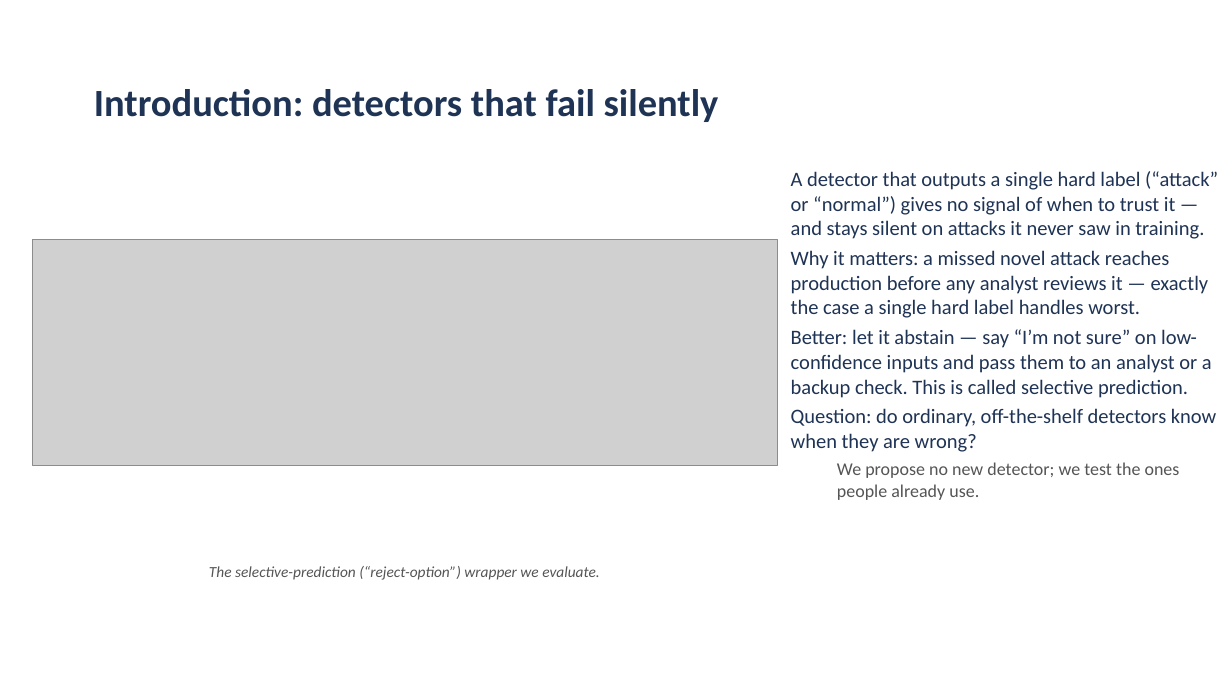
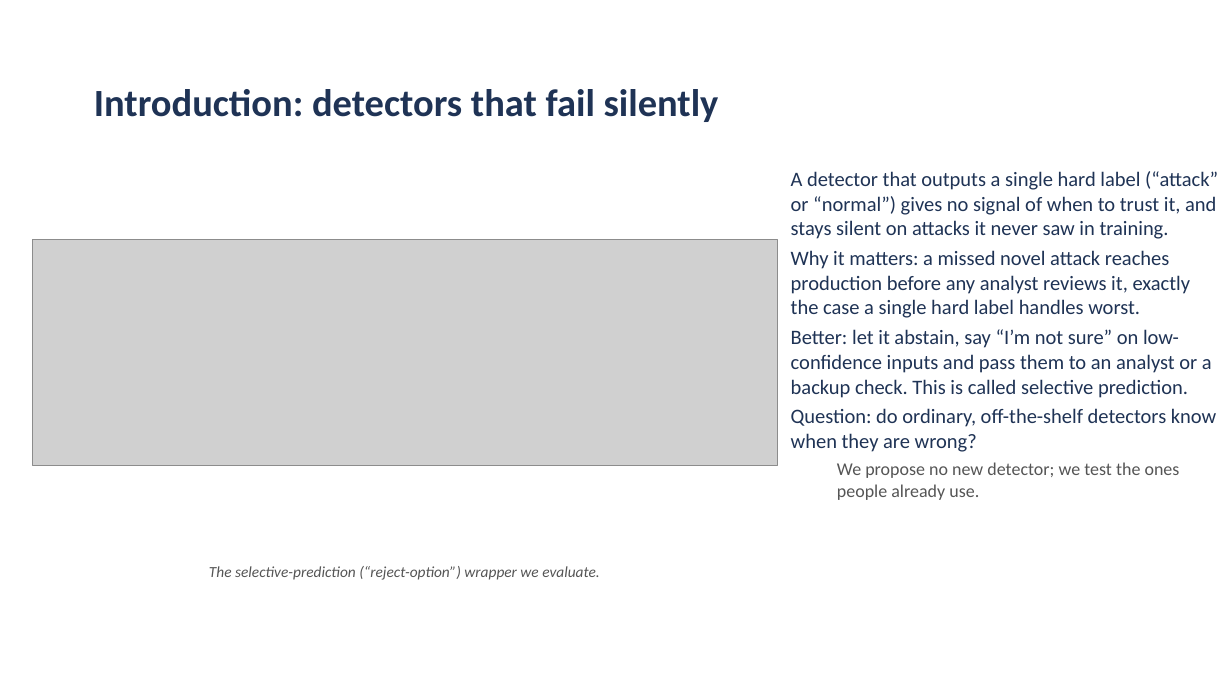
Before and after one commit to aiparallel0/chaoscrypt, a slide deck: slide 2 of papers/paper2-ids-selective/presentation.pptx. Drawn at 1232x693 pixels with LibreOffice and Linux fonts; fonts in the diff are those of the drawing; grey boxes stand for pictures; background and template pictures are left out. Boxes give left, top, right and bottom in pixels: in the first picture for what was removed or moved away, otherwise in the second. Text is boxed around its words. In the diff, an @@ line names an element or a change of style, - is before the commit and + after.

```diff
--- a/papers/paper2-ids-selective/presentation.pptx
+++ b/papers/paper2-ids-selective/presentation.pptx
@@ text at (791, 171, 1218, 398): text changed @@
-A detector that outputs a single hard label (“attack” or “normal”) gives no signal of when to trust it — and stays silent on attacks it never saw in training.
-Why it matters: a missed novel attack reaches production before any analyst reviews it — exactly the case a single hard label handles worst.
-Better: let it abstain — say “I’m not sure” on low-confidence inputs and pass them to an analyst or a backup check. This is called selective prediction.
+A detector that outputs a single hard label (“attack” or “normal”) gives no signal of when to trust it, and stays silent on attacks it never saw in training.
+Why it matters: a missed novel attack reaches production before any analyst reviews it, exactly the case a single hard label handles worst.
+Better: let it abstain, say “I’m not sure” on low-confidence inputs and pass them to an analyst or a backup check. This is called selective prediction.
```
Also in this commit, not shown: 15 other slides changed, 6 other files.
